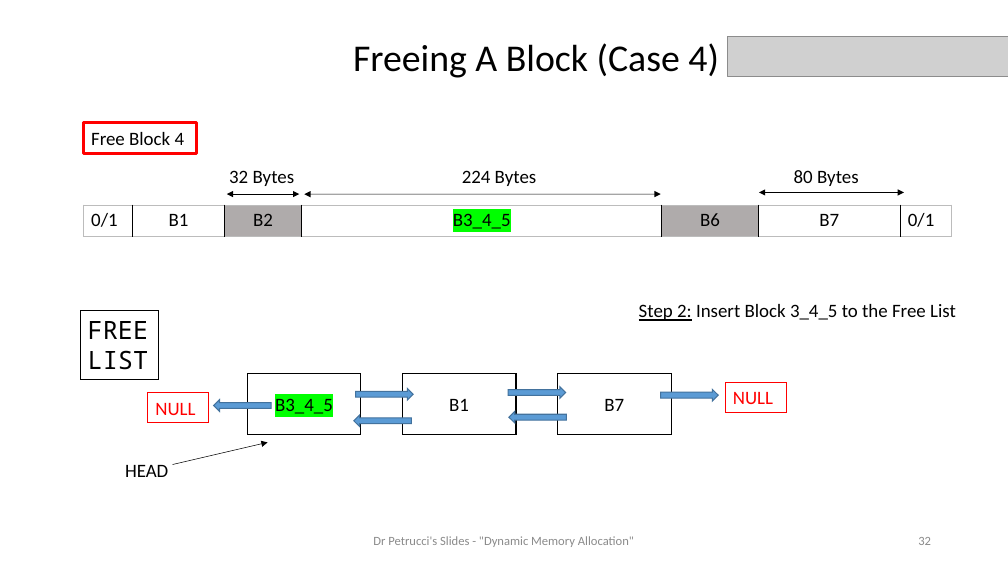
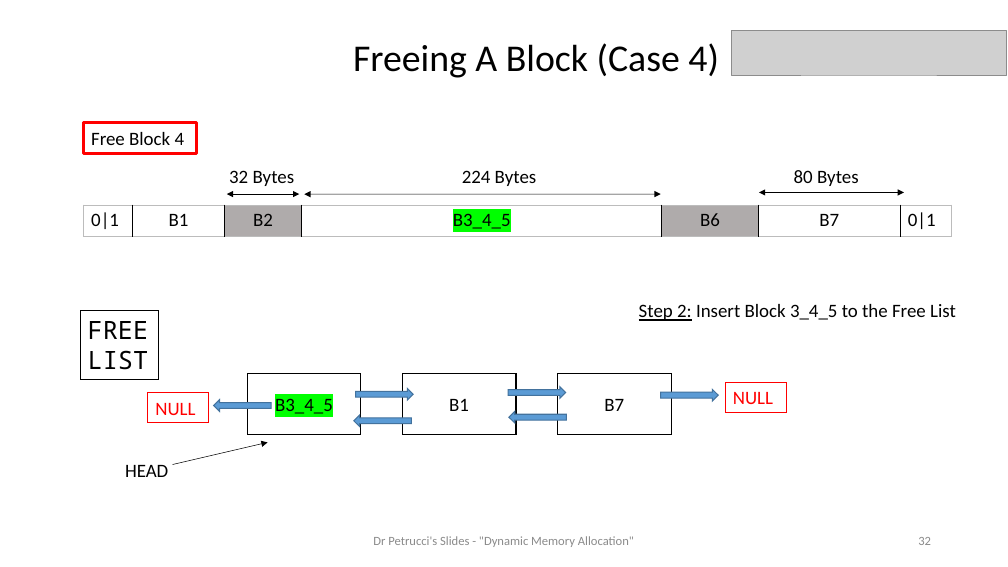
Before and after one commit to ded59/CS449, a slide deck: slide 32 of Recitation_12.pptx. Drawn at 1008x567 pixels with LibreOffice and Linux fonts; fonts in the diff are those of the drawing; grey boxes stand for pictures. Boxes give left, top, right and bottom in pixels: in the first picture for what was removed or moved away, otherwise in the second. Text is boxed around its words. In the diff, an @@ line names an element or a change of style, - is before the commit and + after.

```diff
--- a/Recitation_12.pptx
+++ b/Recitation_12.pptx
@@ picture: place and size @@
-picture at (727,36,1008,76)
+picture at (731,30,1006,75)
@@ table at (84,205,953,236) @@
-row 1, column 1: 0/1
+row 1, column 1: 0|1
-row 1, column 7: 0/1
+row 1, column 7: 0|1
```
Also in this commit, not shown: 2 other slides changed, 1 other file.
